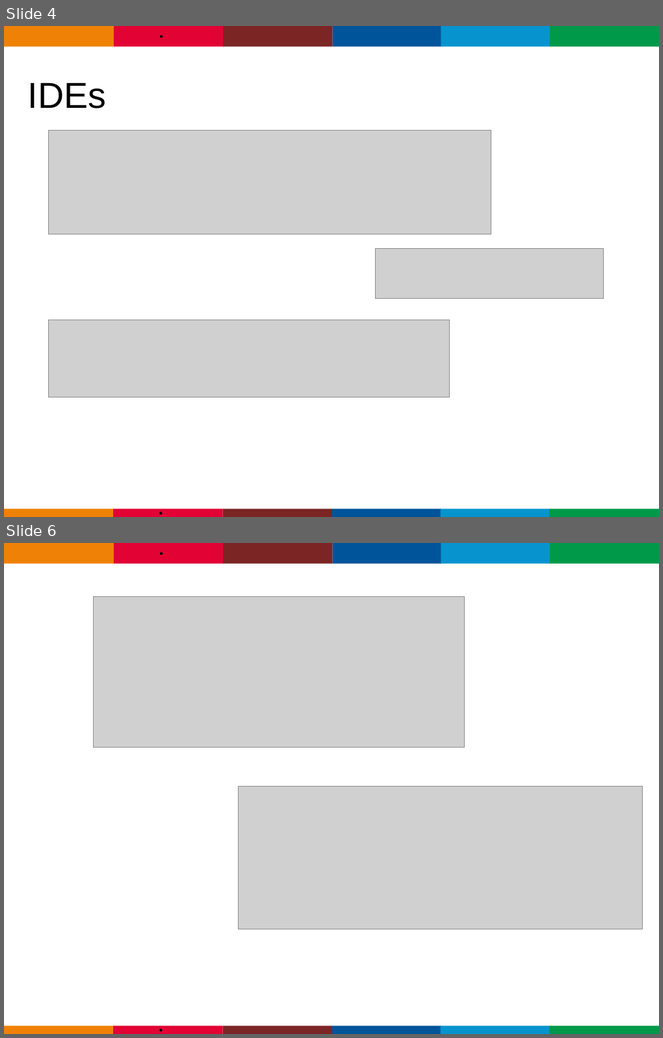
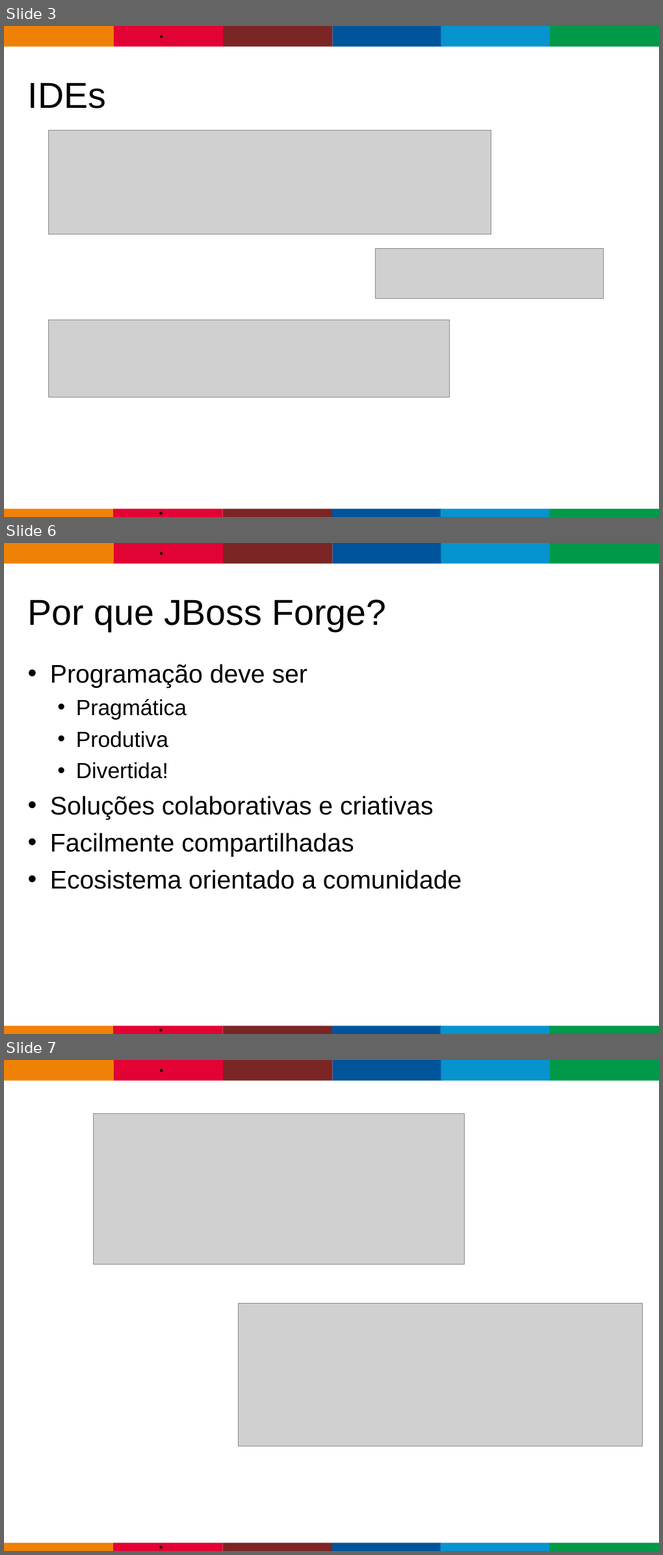
Before and after one commit to gastaldi/talks, a slide deck: Forge/TDC2014/TDC_2014-JBossForge.odp. Shown one above the other, each under a label of ours: slides 4 and 6 before the commit, slides 3, 6 and 7 after it; the slides between them are not shown. The pictures are 663x1038 and 663x1555 pixels, drawn with LibreOffice and Linux fonts; fonts in the diff are those of the drawing; grey boxes stand for pictures; background and template pictures are left out. Boxes give left, top, right and bottom in pixels: in the first picture for what was removed or moved away, otherwise in the second. Text is boxed around its words. In the diff, an @@ line names an element or a change of style, - is before the commit and + after.

```diff
--- a/Forge/TDC2014/TDC_2014-JBossForge.odp
+++ b/Forge/TDC2014/TDC_2014-JBossForge.odp
@@ slide 6 added at <box>4,543,659,1034</box>, background #FFFFFF; not listed: 13 template elements that a slide beside it also shows @@
@@ title added at <box>28,600,387,631</box>, 43.7 pt, text #000000 @@
+Por que JBoss Forge?
@@ text added at <box>50,664,462,889</box>, 30.9 pt, text #000000 @@
+• Programação deve ser
+  • Pragmática
+  • Produtiva
+  • Divertida!
+• Soluções colaborativas e criativas
+• Facilmente compartilhadas
+• Ecosistema orientado a comunidade
@@ what was slide 4 is now slide 3 @@
@@ what was slide 6 is now slide 7 @@
```
Also in this commit, not shown: 5 slides changed, 2 other slides added.
